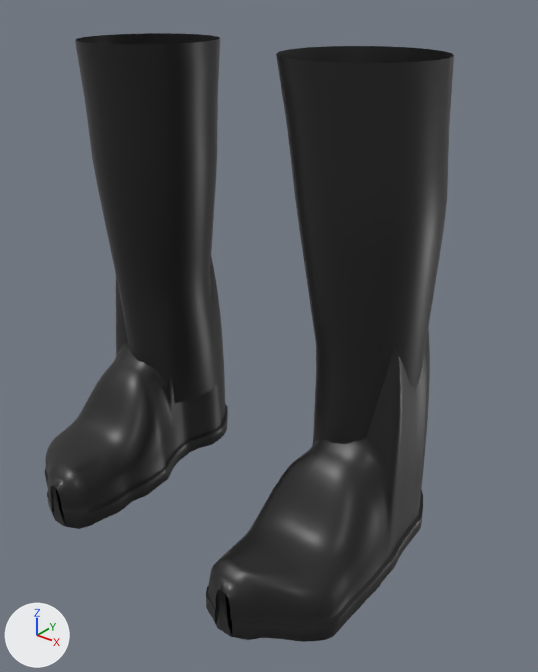
The glTF model apps/web/public/models/templates/male/shoes_boots.glb as it was, and as the next commit left it.
Camera for both pictures: a camera (50 mm lens) standing at (0.488, -0.594, 0.54) and looking at (0.041, -0.035, 0.193). The lights are fixed; the arrows at lower left show +X, +Y and +Z. The picture after the commit comes second. Vertices at exactly the same position are counted once.

Names of what the first picture shows: 'shoes_boots_male'.
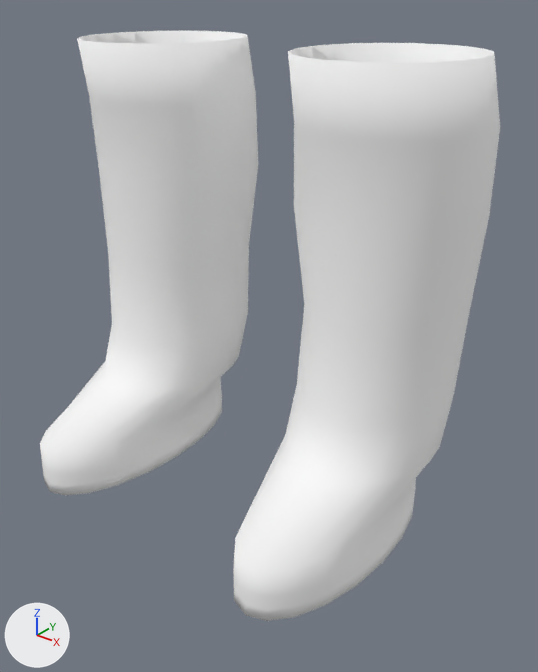
Edits to the bpy script that builds the scene:
```text
Add mat_shoes_boots_male_mat:
    mat_shoes_boots_male_mat = bpy.data.materials.new('shoes_boots_male_Mat')
    mat_shoes_boots_male_mat.use_nodes = True; mat_shoes_boots_male_mat.node_tree.nodes.clear()
    _N = mat_shoes_boots_male_mat.node_tree.nodes; _L = mat_shoes_boots_male_mat.node_tree.links
    n0 = _N.new('ShaderNodeBsdfPrincipled'); n0.name = 'Principled BSDF'
    n0.inputs[2].default_value = 0.8  # 'Roughness'
    n1 = _N.new('ShaderNodeOutputMaterial'); n1.name = 'Material Output'
    n2 = _N.new('ShaderNodeVertexColor'); n2.name = 'Color Attribute'
    _L.new(n0.outputs[0], n1.inputs[0])  # 'BSDF' to 'Surface'
    _L.new(n2.outputs[0], n0.inputs[0])  # 'Color' to 'Base Color'
Change me_mesh_0:
    used by ob_shoes_boots_male; location = (0.0, 0.0, 0.0)
    remove me_mesh_0.from_pydata(...)  # 3180 vertices, 6264 faces; spans x -0.215..0.215, y -0.215..0.086, z -0.031..0.48
    remove me_mesh_0.materials.append(mat_material_0)  # black #222222
    add me_mesh_0.from_pydata(...)  # 800 vertices, 1600 faces; spans x -0.234..0.234, y -0.205..0.118, z 0.0..0.48
    me_mesh_0 part 1: the loose piece of 1260 vertices spanning x -0.215..-0.082, y -0.215..0.086, z -0.031..0.275 is rebuilt with 400 vertices and now spans x -0.234..-0.05, y -0.205..0.118, z 0.0..0.48, in mat_shoes_boots_male_mat
    me_mesh_0 part 2: the loose piece of 1260 vertices spanning x 0.082..0.215, y -0.215..0.086, z -0.031..0.275 is rebuilt with 400 vertices and now spans x 0.05..0.234, y -0.205..0.118, z 0.0..0.48, in mat_shoes_boots_male_mat
    me_mesh_0 part 3: the loose piece of 330 vertices spanning x 0.059..0.208, y -0.096..0.065, z 0.058..0.48 is deleted
    me_mesh_0 part 4: the loose piece of 330 vertices spanning x -0.208..-0.059, y -0.096..0.065, z 0.058..0.48 is deleted
    add me_mesh_0.materials.append(mat_shoes_boots_male_mat)
```

What differs and where, as boxes (x1, y1, x2, y2) in the pictures (538 x 672 px):
'shoes_boots_male', reshaped, recoloured (12% wider)
    before: (45, 33, 454, 642)
    after: (40, 31, 500, 621)
part 1 of me_mesh_0, rebuilt
    before: (45, 257, 228, 529)
    after: (40, 31, 258, 496)
part 2 of me_mesh_0, rebuilt
    before: (206, 330, 430, 642)
    after: (233, 43, 500, 621)
part 3 of me_mesh_0, deleted (black)
    before: (276, 46, 454, 444)
part 4 of me_mesh_0, deleted (black)
    before: (75, 33, 220, 403)
